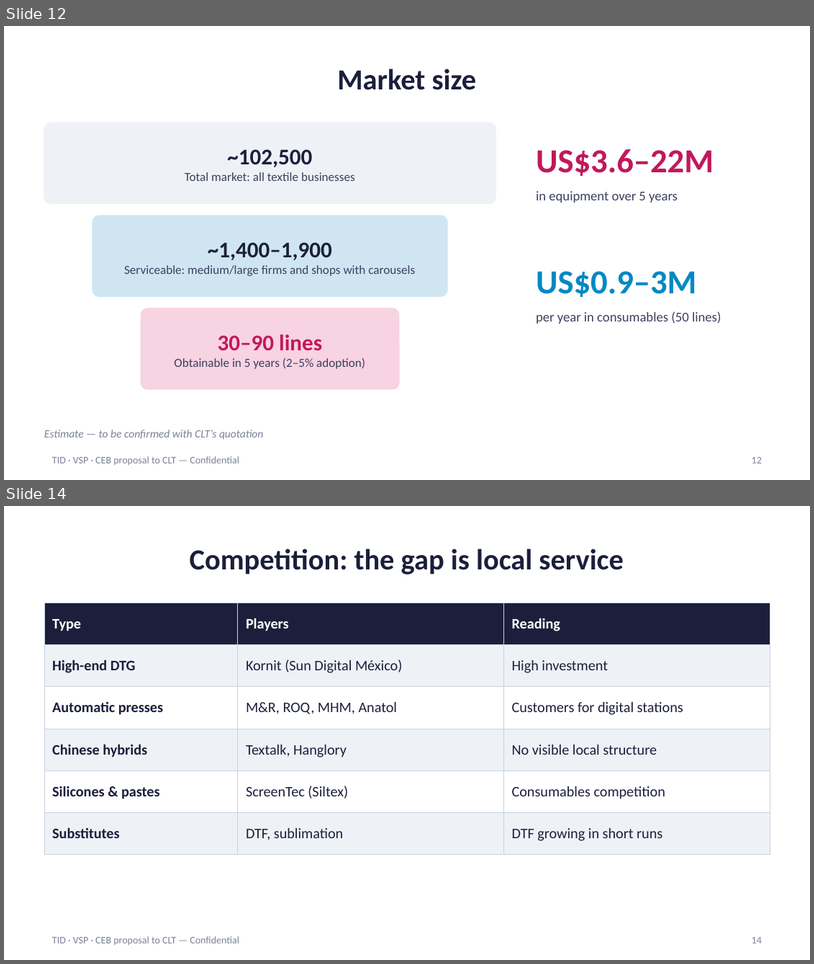
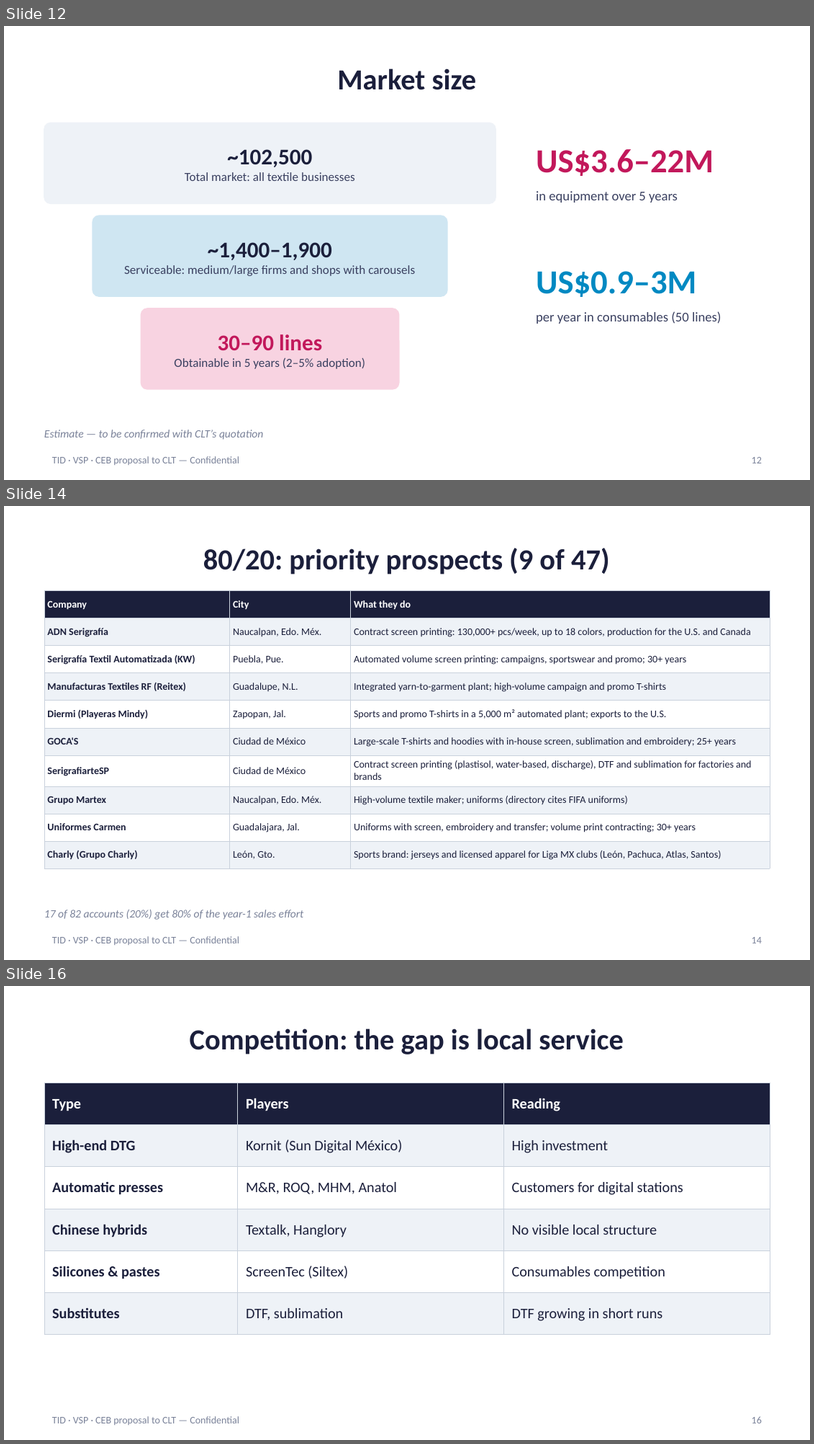
Before and after one commit to carlosmoreno793508/Cosas-Carlos, a slide deck: propuesta-clt/CLT_Proposal_Presentation_EN.pptx. Shown one above the other, each under a label of ours: slides 12 and 14 before the commit, slides 12, 14 and 16 after it; the slides between them are not shown. The pictures are 814x964 and 814x1444 pixels, drawn with LibreOffice and Linux fonts; fonts in the diff are those of the drawing. Boxes give left, top, right and bottom in pixels: in the first picture for what was removed or moved away, otherwise in the second. Text is boxed around its words. In the diff, an @@ line names an element or a change of style, - is before the commit and + after.

```diff
--- a/propuesta-clt/CLT_Proposal_Presentation_EN.pptx
+++ b/propuesta-clt/CLT_Proposal_Presentation_EN.pptx
@@ slide 14 added at (4, 506, 810, 960), background #FFFFFF; not listed: 1 template element that a slide beside it also shows @@
@@ title added at (203, 548, 610, 574), 26 pt, text #1B1F3B, bold @@
+80/20: priority prospects (9 of 47)
@@ table added at (44, 591, 770, 862), 10 rows, 3 columns @@
+Company | City | What they do
+ADN Serigrafía | Naucalpan, Edo. Méx. | Contract screen printing: 130,000+ pcs/week, up to 18 colors, production for the U.S. and Canada
+Serigrafía Textil Automatizada (KW) | Puebla, Pue. | Automated volume screen printing: campaigns, sportswear and promo; 30+ years
+Manufacturas Textiles RF (Reitex) | Guadalupe, N.L. | Integrated yarn-to-garment plant; high-volume campaign and promo T-shirts
+Diermi (Playeras Mindy) | Zapopan, Jal. | Sports and promo T-shirts in a 5,000 m² automated plant; exports to the U.S.
+GOCA'S | Ciudad de México | Large-scale T-shirts and hoodies with in-house screen, sublimation and embroidery; 25+ years
+SerigrafiarteSP | Ciudad de México | Contract screen printing (plastisol, water-based, discharge), DTF and sublimation for factories and brands
+Grupo Martex | Naucalpan, Edo. Méx. | High-volume textile maker; uniforms (directory cites FIFA uniforms)
+Uniformes Carmen | Guadalajara, Jal. | Uniforms with screen, embroidery and transfer; volume print contracting; 30+ years
+Charly (Grupo Charly) | León, Gto. | Sports brand: jerseys and licensed apparel for Liga MX clubs (León, Pachuca, Atlas, Santos)
@@ text added at (44, 909, 304, 919), 10 pt, text #7A8299, italic @@
+17 of 82 accounts (20%) get 80% of the year-1 sales effort
@@ page number added at (752, 937, 762, 943), 9 pt, text #7A8299 @@
+14
@@ what was slide 14 is now slide 16 @@
@@ page number at (752, 1416, 762, 1423): text changed @@
-14
+16
```
Also in this commit, not shown: 3 slides changed, 1 other slide added, 10 other files.
